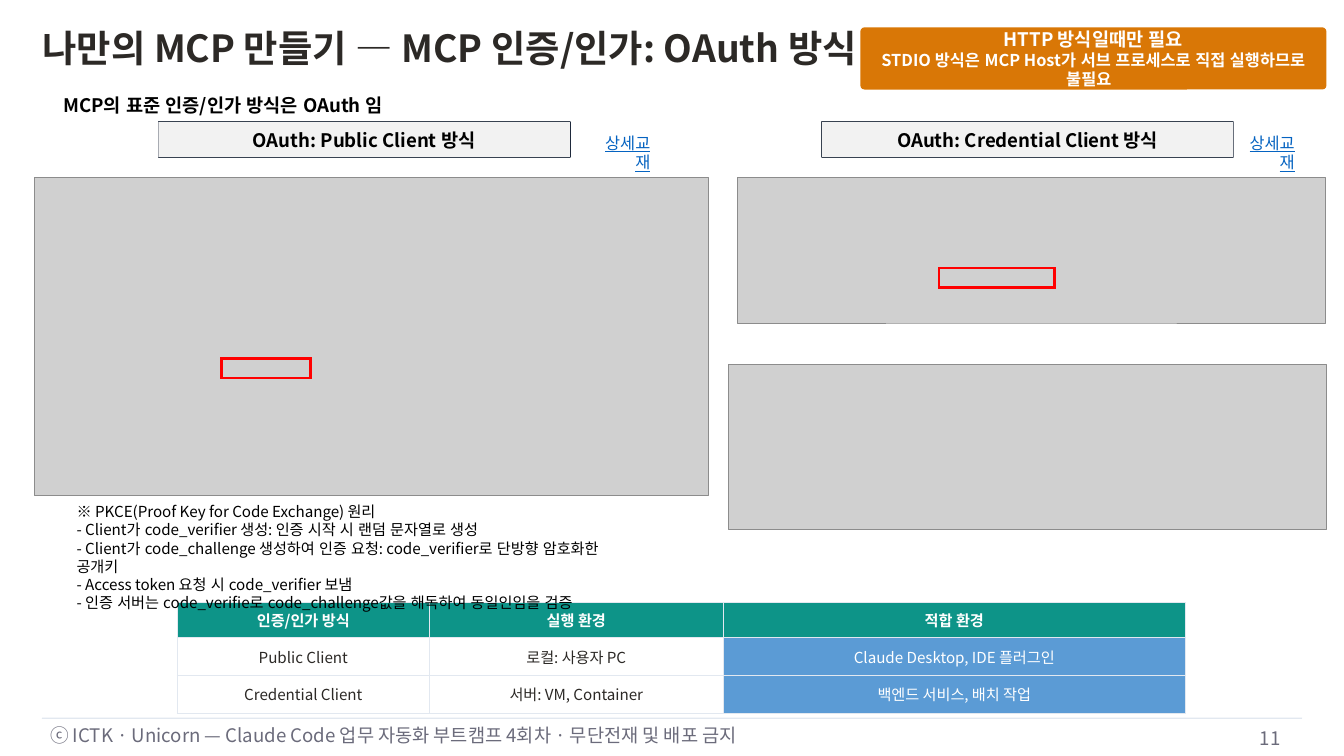
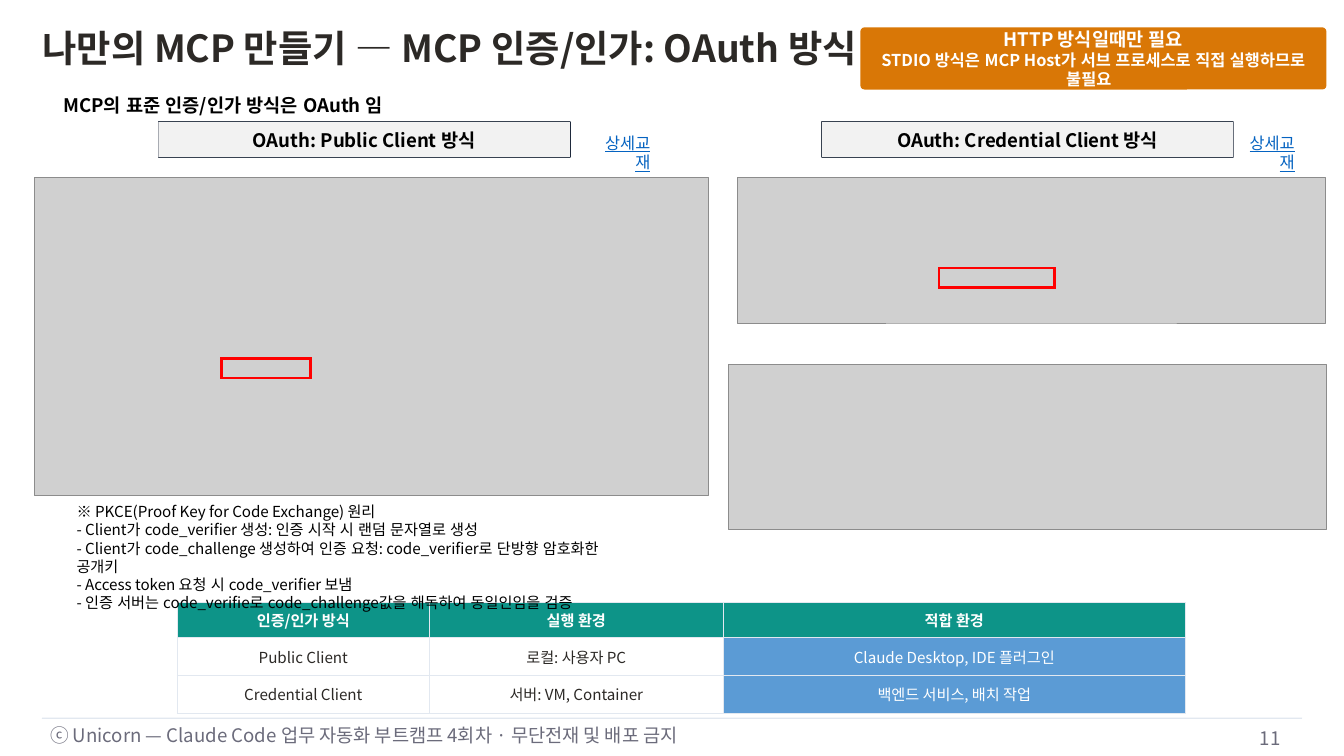
Before and after one commit to unicorn-campus/ai-automation, a slide deck: slide 11 of decks/04-skill-advanced-mcp/4회차-Skill심화-웹MCP-MCP개발.pptx. Drawn at 1344x756 pixels with LibreOffice and Linux fonts; fonts in the diff are those of the drawing; grey boxes stand for pictures. Boxes give left, top, right and bottom in pixels: in the first picture for what was removed or moved away, otherwise in the second. Text is boxed around its words. In the diff, an @@ line names an element or a change of style, - is before the commit and + after.

```diff
--- a/decks/04-skill-advanced-mcp/4회차-Skill심화-웹MCP-MCP개발.pptx
+++ b/decks/04-skill-advanced-mcp/4회차-Skill심화-웹MCP-MCP개발.pptx
@@ text at box(50, 726, 677, 744): text changed @@
-ⓒ ICTK · Unicorn — Claude Code 업무 자동화 부트캠프 4회차 · 무단전재 및 배포 금지
+ⓒ Unicorn — Claude Code 업무 자동화 부트캠프 4회차 · 무단전재 및 배포 금지
```
Also in this commit, not shown: 14 other slides changed.
